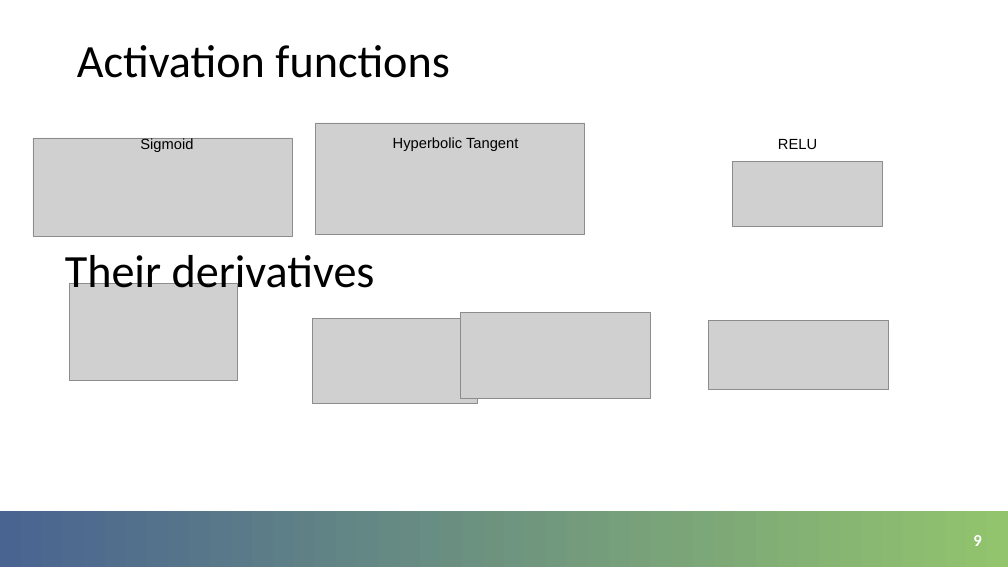
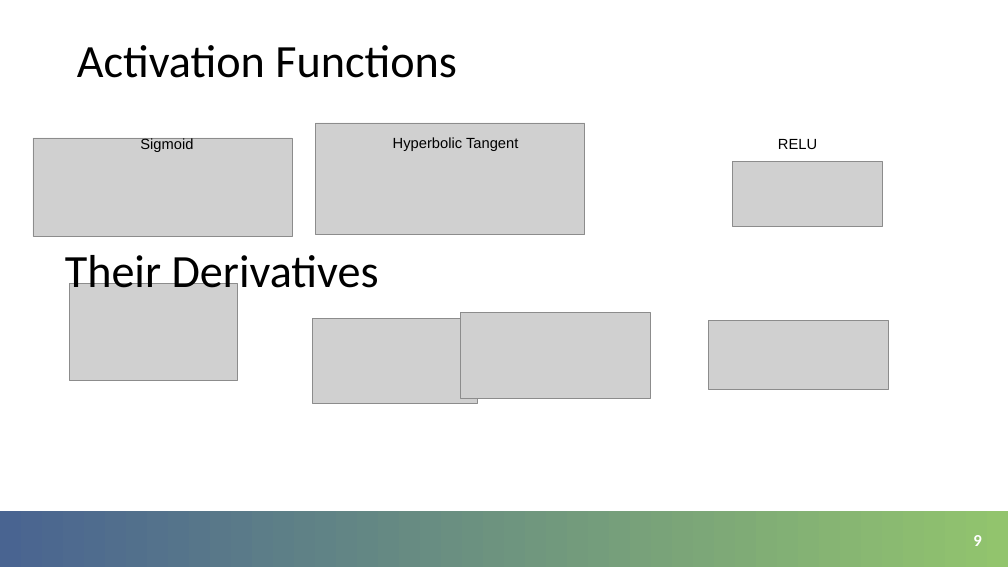
Before and after one commit to jacoblgoodman/Neural_net, a slide deck: slide 9 of presentation/Capstone_presentation_JacobGoodman.pptx. Drawn at 1008x567 pixels with LibreOffice and Linux fonts; fonts in the diff are those of the drawing; grey boxes stand for pictures; background and template pictures are left out. Boxes give left, top, right and bottom in pixels: in the first picture for what was removed or moved away, otherwise in the second. Text is boxed around its words. In the diff, an @@ line names an element or a change of style, - is before the commit and + after.

```diff
--- a/presentation/Capstone_presentation_JacobGoodman.pptx
+++ b/presentation/Capstone_presentation_JacobGoodman.pptx
@@ title at box(77, 45, 457, 78): text changed @@
-Activation functions
+Activation Functions
@@ text at box(65, 255, 379, 298): text changed @@
-Their derivatives
+Their Derivatives
```
Also in this commit, not shown: 7 other slides changed, 2 other files.
